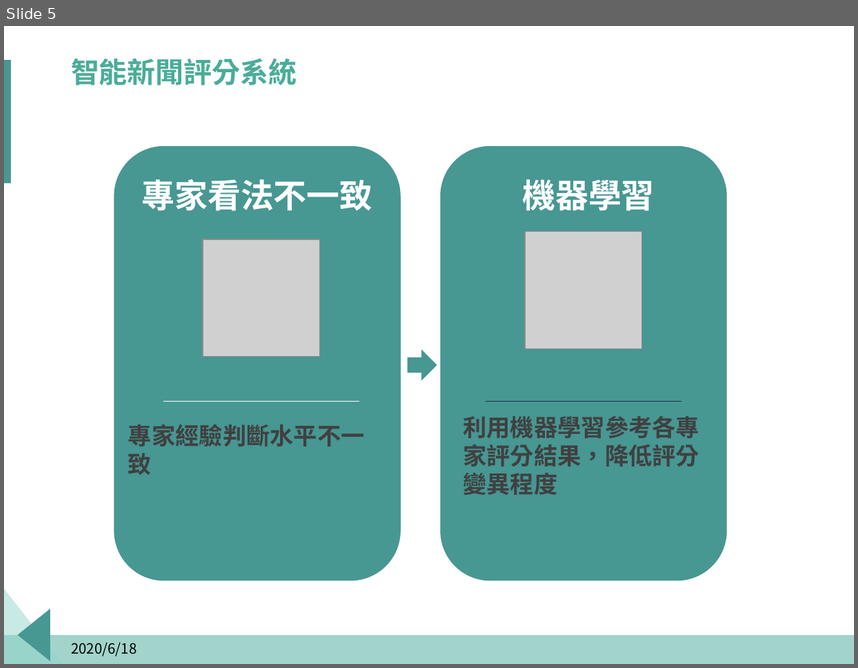
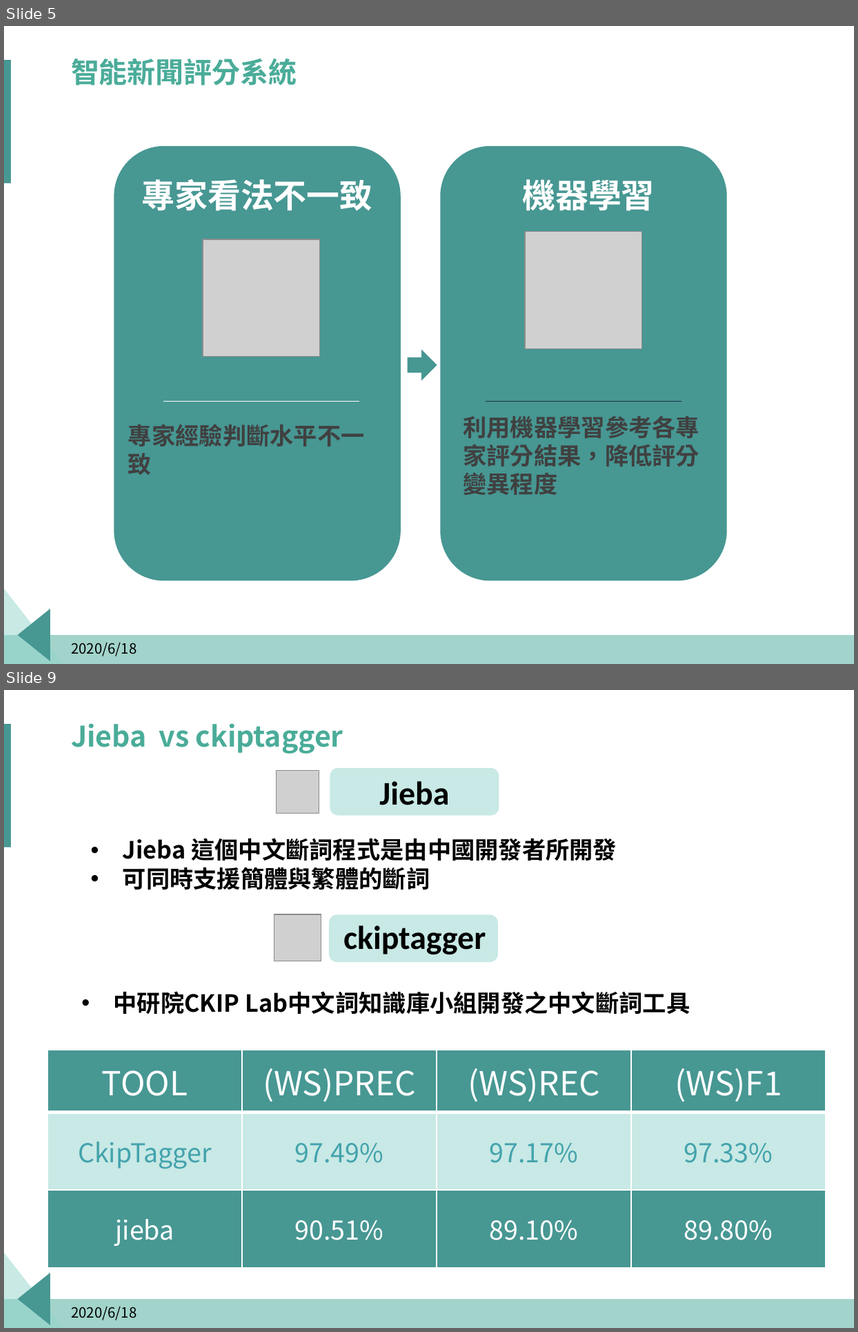
Before and after one commit to p314008dsa/Text-mining, a slide deck: Fintech.pptx. Shown one above the other, each under a label of ours: slide 5 before the commit, slides 5 and 9 after it; the slides between them are not shown. The pictures are 858x668 and 858x1332 pixels, drawn with LibreOffice and Linux fonts; fonts in the diff are those of the drawing; grey boxes stand for pictures; background and template pictures are left out. Boxes give left, top, right and bottom in pixels: in the first picture for what was removed or moved away, otherwise in the second. Text is boxed around its words. In the diff, an @@ line names an element or a change of style, - is before the commit and + after.

```diff
--- a/Fintech.pptx
+++ b/Fintech.pptx
@@ slide 9 added at [4,690,854,1328], background #FFFFFF; not listed: 4 template elements that a slide beside it also shows @@
@@ title added at [71,723,343,753], 24 pt, text #4AAC99, bold @@
+Jieba vs ckiptagger
@@ picture added at [276,770,319,812] @@
@@ rounded rectangle added at [330,768,499,814], fill #C8E9E5, outline #C8E9E5 1 pt @@
@@ text added at [379,781,449,805], 28 pt, text #000000, bold @@
+Jieba
@@ text added at [123,838,617,890], 20 pt, text #000000, bold @@
+• Jieba 這個中文斷詞程式是由中國開發者所開發
+• 可同時支援簡體與繁體的斷詞
@@ picture added at [274,914,321,961] @@
@@ rounded rectangle added at [330,915,498,961], fill #C8E9E5, outline #C8E9E5 1 pt @@
@@ text added at [343,925,486,954], 28 pt, text #000000, bold @@
+ckiptagger
@@ text added at [114,991,690,1014], 20 pt, text #000000, bold @@
+• 中研院CKIP Lab中文詞知識庫小組開發之中文斷詞工具
@@ table added at [47,1049,826,1268], 3 rows, 4 columns @@
+TOOL | (WS)PREC | (WS)REC | (WS)F1
+CkipTagger | 97.49% | 97.17% | 97.33%
+jieba | 90.51% | 89.10% | 89.80%
@@ text added at [71,1305,137,1320], 12 pt, text #000000 @@
+2020/6/18
```
Also in this commit, not shown: 4 other slides added.
